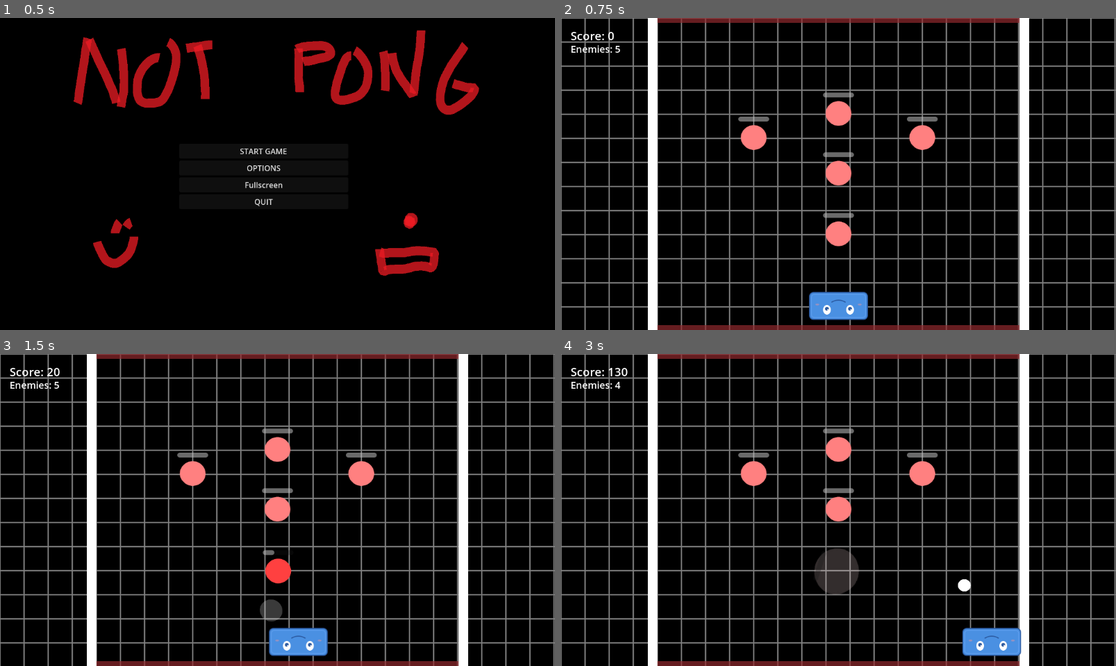
Above: before the commit, frames 1-4 (two rows, left to right).
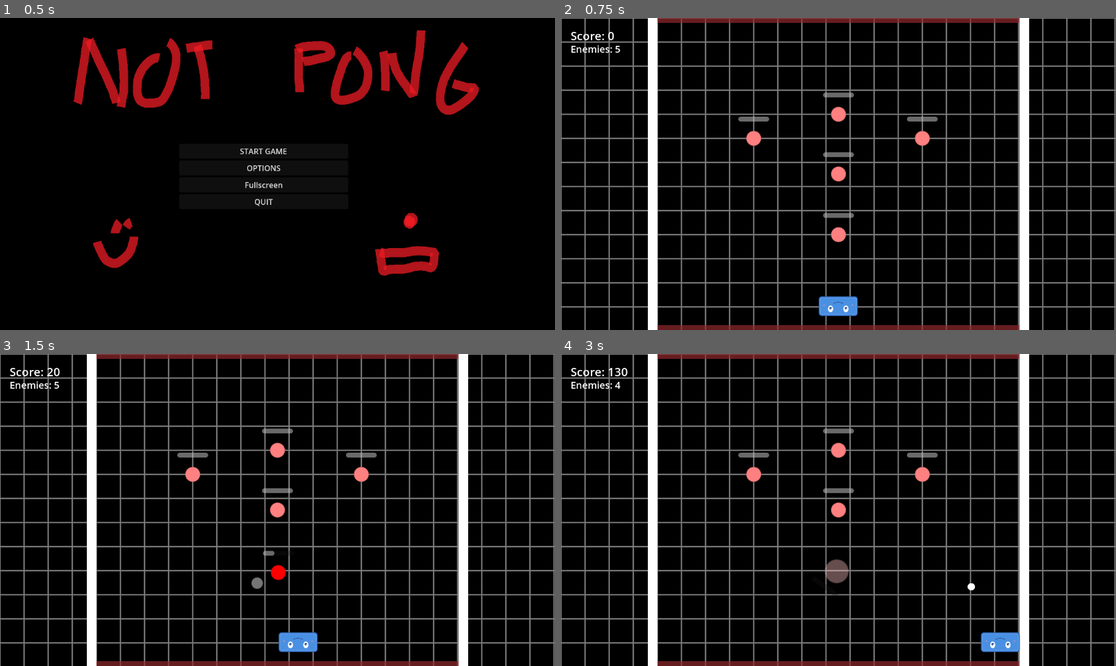
Above: after the commit, the same moments.

Repository: Nicheen/GameJamSummer2025
Game: Godot game, scene res://scenes/menus/main_menu.tscn
Two runs of this game, one before a commit and one after it. Both use one fixed random seed, a clock stepped at 60 frames per second and the inputs below.
Inputs (mouse positions are in pixels of both pictures, inside the frame that each line leads up to):
- Up to frame 1 (0.5 s): no input
- Up to frame 2 (0.75 s): click "START GAME" at 0.5 s
- Up to frame 3 (1.5 s): tap Enter (ui_accept) at 1.25 s; move the mouse to (399, 494) at 1.27 s; hold D (move_right) from 1.28 s (still down); click (399, 494) at 1.35 s
- Up to frame 4 (3 s): tap Enter (ui_accept) at 1.52, 2.27 s; move the mouse to (727, 525) at 2.02 s; release D (move_right) at 2.03 s; hold S (teleport_down) 2.03-2.78 s; click (727, 525) at 2.1 s; move the mouse to (894, 441) at 2.77 s; hold D (move_right) from 2.78 s (still down); click (894, 441) at 2.85 s

Frame 1 is identical in both runs. In frame 2, 1.7% of the frame differs, in the area x 32-68%, y 26-97%; in frame 3, 2.1%; in frame 4, 2.5%, in the area x 32-83%, y 26-97%.

Commit message:
player, projectile, boss

Diff:
--- /dev/null
+++ b/gamejamsummer2025/images/white_circle.svg
@@ -0,0 +1,4 @@
+<svg width="64" height="64" viewBox="0 0 64 64" xmlns="http://www.w3.org/2000/svg">
+  <!-- Vit cirkel -->
+  <circle cx="32" cy="32" r="30" fill="#ffffff" stroke="#cccccc" stroke-width="2"/>
+</svg>
--- a/gamejamsummer2025/scenes/obj/Enemy.tscn
+++ b/gamejamsummer2025/scenes/obj/Enemy.tscn
@@ -1,10 +1,10 @@
 [gd_scene load_steps=4 format=3 uid="uid://mhneu5sufe2j"]
 
-[ext_resource type="Script" uid="uid://cfxv5qdy0ce0w" path="res://scripts/Enemy.gd" id="1_enemy_script"]
-[ext_resource type="Texture2D" uid="uid://cld2l1b5hqkts" path="res://images/projectile.png" id="2_455qr"]
+[ext_resource type="Script" uid="uid://cfxv5qdy0ce0w" path="res://scripts/enemy.gd" id="1_enemy_script"]
+[ext_resource type="Texture2D" uid="uid://go0jsjs2iejv" path="res://images/white_circle.svg" id="2_gsmpp"]
 
-[sub_resource type="RectangleShape2D" id="RectangleShape2D_enemy"]
-size = Vector2(64, 64)
+[sub_resource type="CircleShape2D" id="CircleShape2D_455qr"]
+radius = 16.0
 
 [node name="Enemy" type="CharacterBody2D"]
 collision_layer = 16
@@ -14,10 +14,10 @@
 [node name="Sprite2D" type="Sprite2D" parent="."]
 modulate = Color(1, 0.5, 0.5, 1)
 scale = Vector2(0.5, 0.5)
-texture = ExtResource("2_455qr")
+texture = ExtResource("2_gsmpp")
 
 [node name="CollisionShape2D" type="CollisionShape2D" parent="."]
-shape = SubResource("RectangleShape2D_enemy")
+shape = SubResource("CircleShape2D_455qr")
 
 [node name="HealthBar" type="ProgressBar" parent="."]
 offset_left = -32.0
--- a/gamejamsummer2025/scenes/obj/Player.tscn
+++ b/gamejamsummer2025/scenes/obj/Player.tscn
@@ -4,13 +4,15 @@
 [ext_resource type="Texture2D" uid="uid://bvi1iajwn8esu" path="res://images/square_player_svg.svg" id="2_mb3g1"]
 
 [sub_resource type="RectangleShape2D" id="RectangleShape2D_j31ew"]
-size = Vector2(117, 57)
+size = Vector2(80, 40)
 
 [node name="Player" type="CharacterBody2D"]
 collision_mask = 4
 script = ExtResource("1_j31ew")
 
 [node name="Sprite2D" type="Sprite2D" parent="."]
+position = Vector2(-0.500002, 0.499999)
+scale = Vector2(0.664063, 0.703125)
 texture = ExtResource("2_mb3g1")
 flip_v = true
 
--- a/gamejamsummer2025/scenes/obj/Projectile.tscn
+++ b/gamejamsummer2025/scenes/obj/Projectile.tscn
@@ -1,14 +1,14 @@
 [gd_scene load_steps=5 format=3 uid="uid://eppnqq6ap33r"]
 
 [ext_resource type="Script" uid="uid://57mwgwgrtt80" path="res://scripts/projectile.gd" id="1_t7eop"]
-[ext_resource type="Texture2D" uid="uid://cld2l1b5hqkts" path="res://images/projectile.png" id="2_vihyi"]
+[ext_resource type="Texture2D" uid="uid://go0jsjs2iejv" path="res://images/white_circle.svg" id="2_r6523"]
 
 [sub_resource type="PhysicsMaterial" id="PhysicsMaterial_vihyi"]
 friction = 0.1
 bounce = 0.8
 
 [sub_resource type="CircleShape2D" id="CircleShape2D_kdm4f"]
-radius = 13.0
+radius = 8.0
 
 [node name="Projectile" type="RigidBody2D"]
 collision_layer = 2
@@ -20,8 +20,7 @@
 
 [node name="Sprite2D" type="Sprite2D" parent="."]
 scale = Vector2(0.25, 0.25)
-texture = ExtResource("2_vihyi")
+texture = ExtResource("2_r6523")
 
 [node name="CollisionShape2D" type="CollisionShape2D" parent="."]
-position = Vector2(0, -1)
 shape = SubResource("CircleShape2D_kdm4f")
Binary file removed: gamejamsummer2025/images/projectile.png
Not shown, changed: gamejamsummer2025/images/white_circle.svg.import
